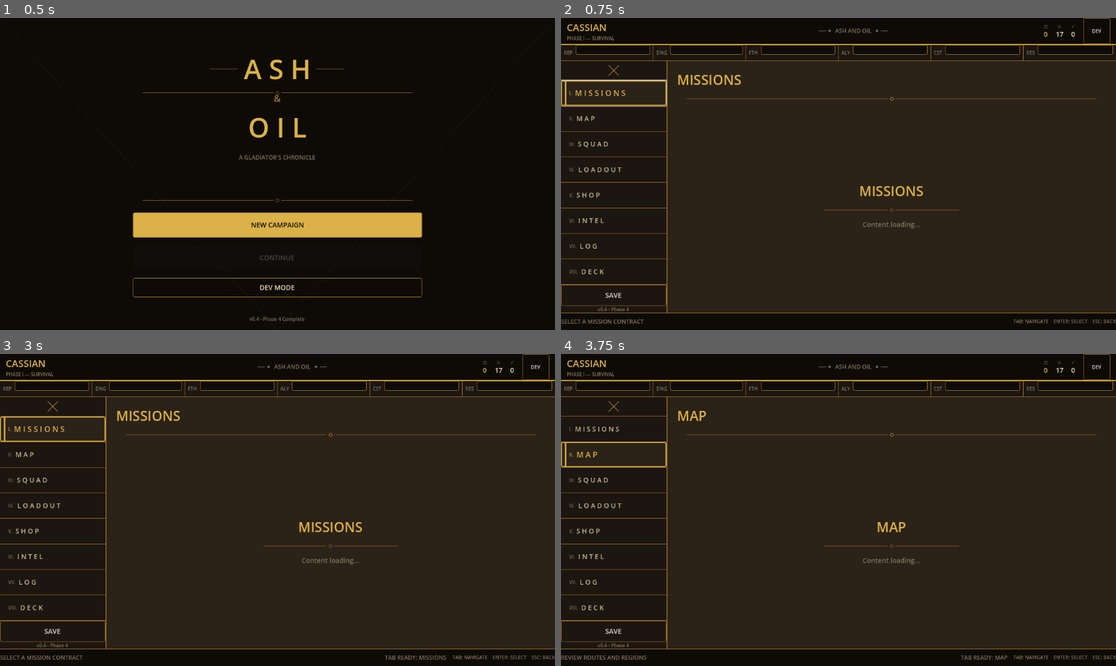
Above: before the commit, frames 1-4 (two rows, left to right).
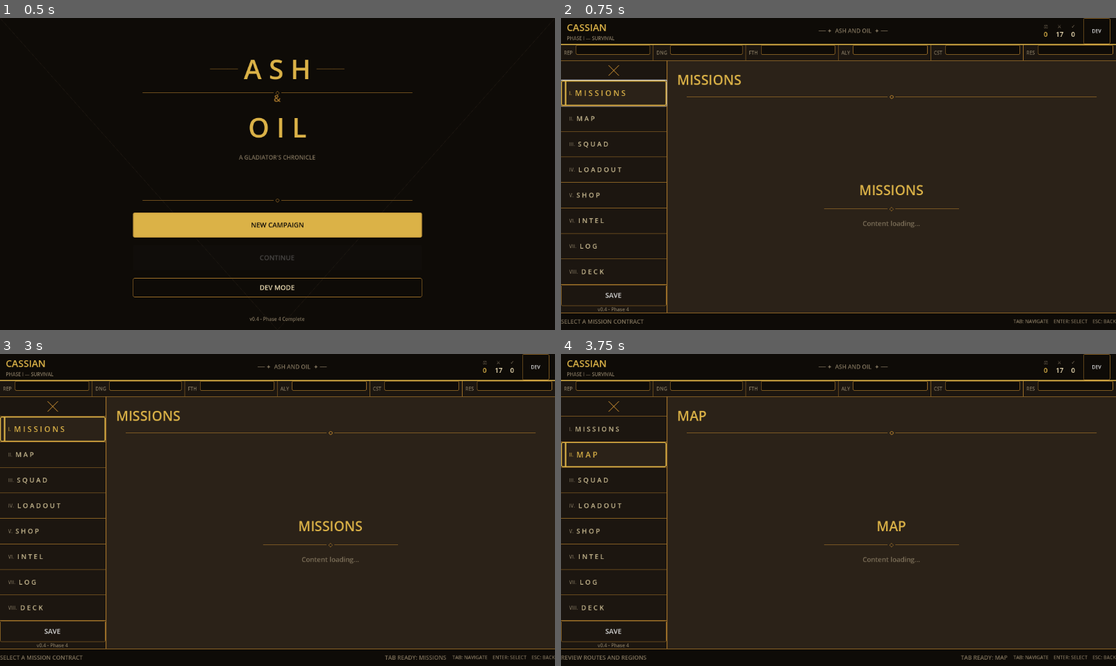
Above: after the commit, the same moments.

Repository: StoveGodCooks/ash-oil
Game: Godot game, scene res://scenes/Main.tscn
Two runs of this game, one before a commit and one after it. Both use one fixed random seed, a clock stepped at 60 frames per second and the inputs below.
Inputs (mouse positions are in pixels of both pictures, inside the frame that each line leads up to):
- Up to frame 1 (0.5 s): no input
- Up to frame 2 (0.75 s): click "NEW CAMPAIGN" at 0.5 s
- Up to frame 3 (3 s): click "DEV" at 1.25 s; click "Hub" at 2 s; click (55, 428) at 2.77 s
- Up to frame 4 (3.75 s): click (616, 453) at 3.52 s

Frame 1 is identical in both runs. In frame 2, 0.7% of the frame differs, in the area x 22-97%, y 24-68%; in frame 3, 0.7%; in frame 4, 0.6%.

Commit message:
style: Batch 2E — content panel frame and placeholder shell

Diff:
--- a/scripts/ui/MainHub.gd
+++ b/scripts/ui/MainHub.gd
@@ -392,7 +392,7 @@
 
 	var col := VBoxContainer.new()
 	col.size_flags_vertical = Control.SIZE_EXPAND_FILL
-	col.add_theme_constant_override("separation", 12)
+	col.add_theme_constant_override("separation", 0)
 	wrap.add_child(col)
 
 	var header := HBoxContainer.new()
@@ -410,11 +410,20 @@
 	content_header_context_label.horizontal_alignment = HORIZONTAL_ALIGNMENT_RIGHT
 	content_header_context_label.add_theme_font_size_override("font_size", UITheme.FONT_SIZE_BODY)
 	content_header_context_label.add_theme_color_override("font_color", UITheme.CLR_MUTED)
+	content_header_context_label.text = ""
 	header.add_child(content_header_context_label)
+
+	var header_gap := Control.new()
+	header_gap.custom_minimum_size = Vector2(0, 8)
+	col.add_child(header_gap)
 
 	var divider := SectionDivider.new()
 	divider.custom_minimum_size = Vector2(0, 16)
 	col.add_child(divider)
+
+	var body_gap := Control.new()
+	body_gap.custom_minimum_size = Vector2(0, 12)
+	col.add_child(body_gap)
 
 	var body_center := CenterContainer.new()
 	body_center.size_flags_vertical = Control.SIZE_EXPAND_FILL
